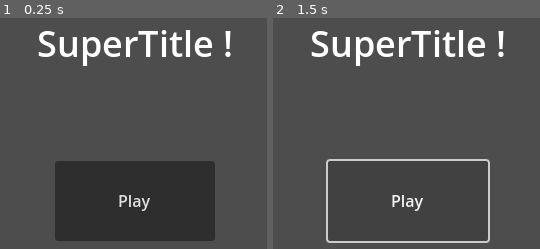
Above: before the commit, frames 1-2 (left to right).
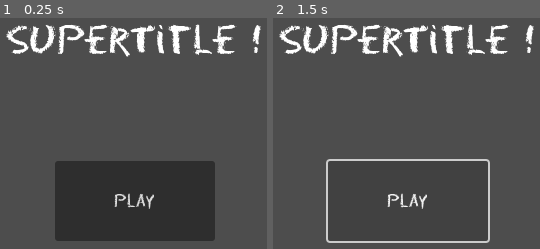
Above: after the commit, the same moments.

Repository: AntDum/UngodlyNumber
Game: Godot game, scene res://scenes/menu/main_menu.tscn
Two runs of this game, one before a commit and one after it. Both use one fixed random seed, a clock stepped at 60 frames per second and the inputs below. The project has no main scene, so this scene is started directly.
Inputs:
- Up to frame 1 (0.25 s): no input
- Up to frame 2 (1.5 s): click "Play" at 0.5 s; click "Play" at 1.25 s

The runs differ from the first frame. In frame 1, 6.7% of the frame differs, in the area x 2-98%, y 2-84%; in frame 2, 6.7%.

Commit message:
Added font to default parameters (among others)

Diff:
--- a/project.godot
+++ b/project.godot
@@ -20,6 +20,10 @@
 window/size/viewport_height=480
 window/stretch/mode="viewport"
 
+[gui]
+
+theme/custom_font="uid://pn8clwulnp74"
+
 [rendering]
 
 renderer/rendering_method="gl_compatibility"
--- /dev/null
+++ b/scenes/number.gd
@@ -0,0 +1,12 @@
+extends Node2D
+
+
+
+var prime_factors = []
+
+
+func _ready() -> void:
+	pass
+
+func _process(delta : float) -> void:
+	pass
--- /dev/null
+++ b/scenes/number.tscn
@@ -0,0 +1,26 @@
+[gd_scene load_steps=4 format=3 uid="uid://cskfa5ihbuu4g"]
+
+[ext_resource type="Script" uid="uid://dls66jxadmxj1" path="res://scenes/number.gd" id="1_1u5is"]
+[ext_resource type="Script" uid="uid://d2gqwdu4c05rx" path="res://scenes/value.gd" id="2_ctckn"]
+
+[sub_resource type="CircleShape2D" id="CircleShape2D_ctckn"]
+radius = 57.0
+
+[node name="Number" type="Node2D"]
+script = ExtResource("1_1u5is")
+
+[node name="Area2D" type="Area2D" parent="."]
+
+[node name="CollisionShape2D" type="CollisionShape2D" parent="Area2D"]
+shape = SubResource("CircleShape2D_ctckn")
+
+[node name="Value" type="Label" parent="."]
+offset_left = -172.0
+offset_top = -44.0
+offset_right = 172.0
+offset_bottom = 45.0
+theme_override_font_sizes/font_size = 75
+text = "43"
+horizontal_alignment = 1
+vertical_alignment = 1
+script = ExtResource("2_ctckn")
Not shown, added: scenes/number.gd.uid
